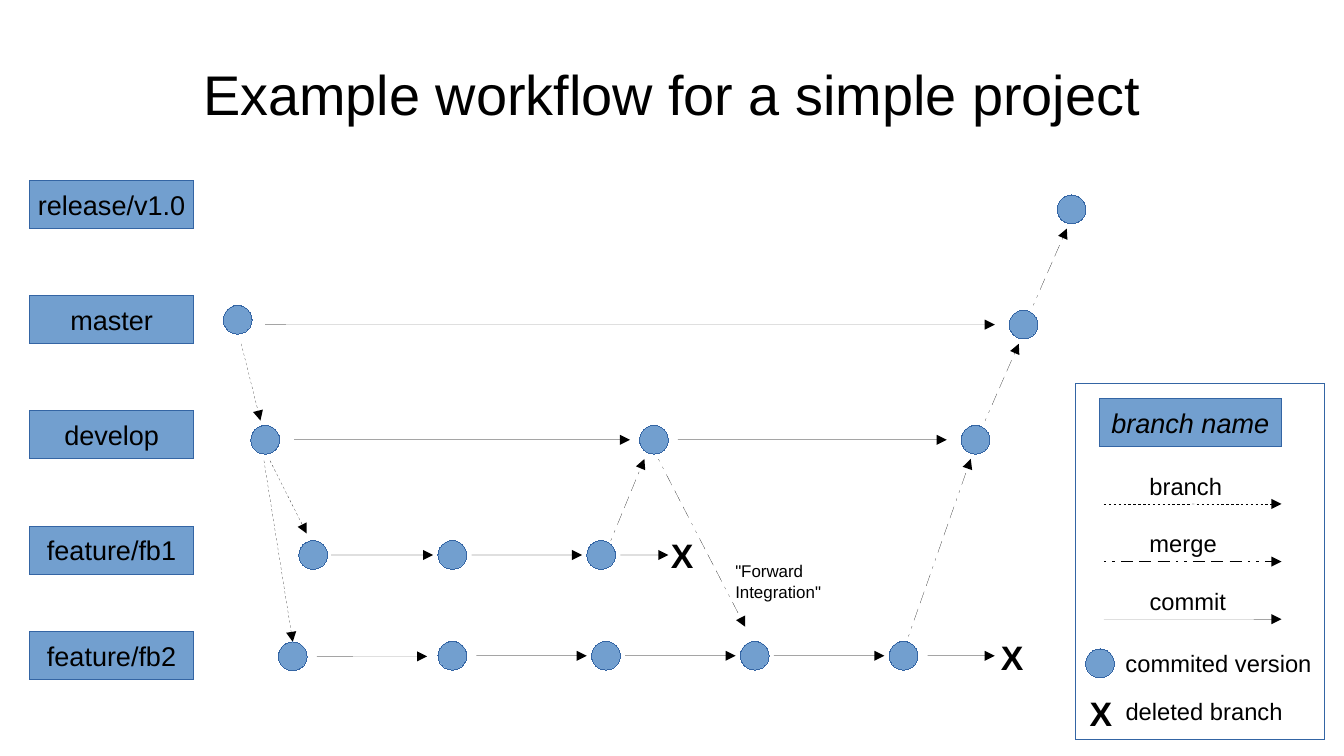
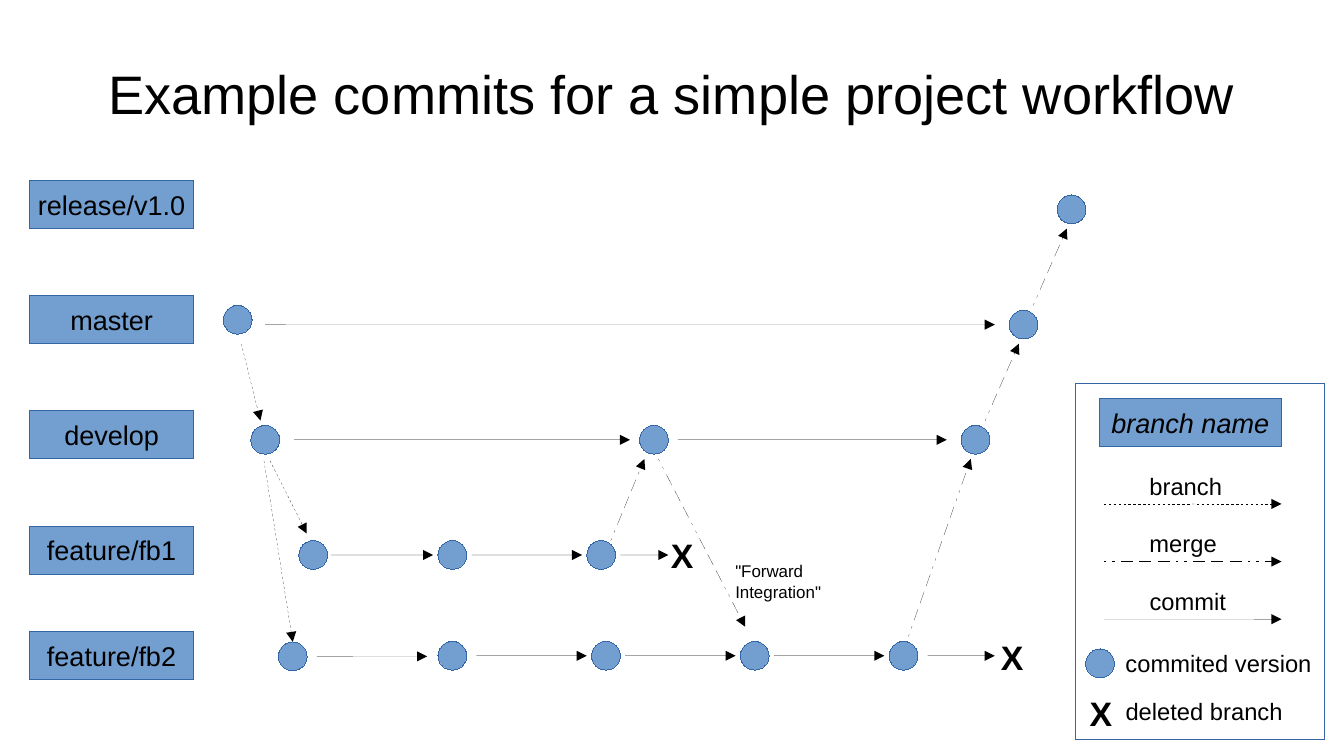
Before and after one commit to aryoda/git_essentials, a slide deck: slide 6 of Introduction to Git collaboration workflows.odp (slide 11 before the commit). Drawn at 1344x756 pixels with LibreOffice and Linux fonts; fonts in the diff are those of the drawing. Boxes give left, top, right and bottom in pixels: in the first picture for what was removed or moved away, otherwise in the second. Text is boxed around its words. In the diff, an @@ line names an element or a change of style, - is before the commit and + after.

```diff
--- a/Introduction to Git collaboration workflows.odp
+++ b/Introduction to Git collaboration workflows.odp
@@ title at (108, 74, 1234, 124): text changed; size 33 to 32 pt @@
-Example workflow for a simple project
+Example commits for a simple project workflow
```
Also in this commit, not shown: 2 other slides changed.
